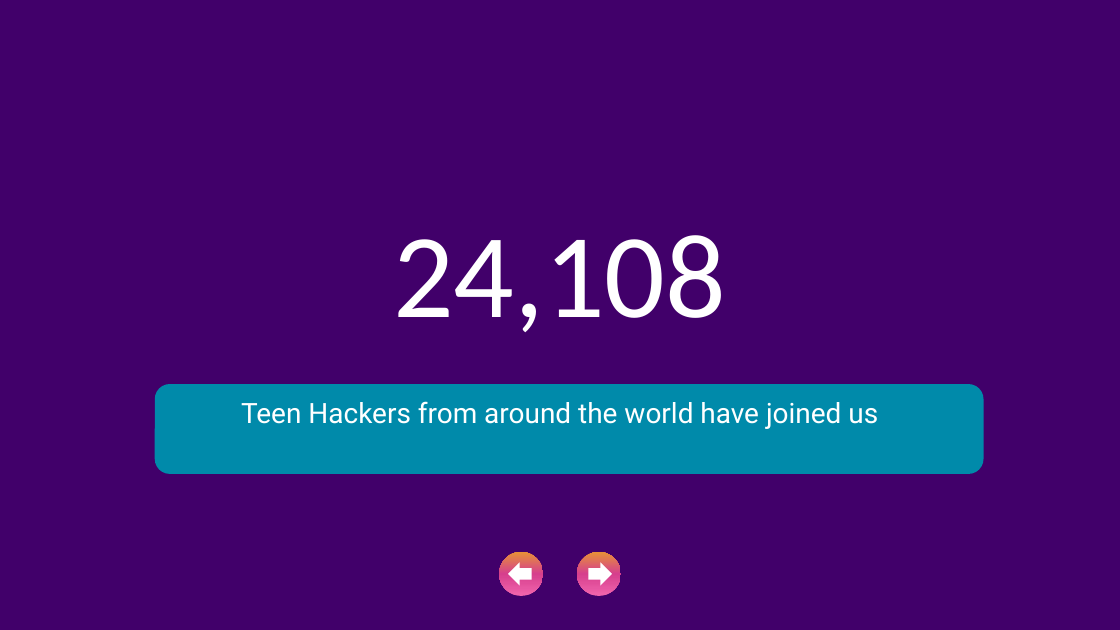
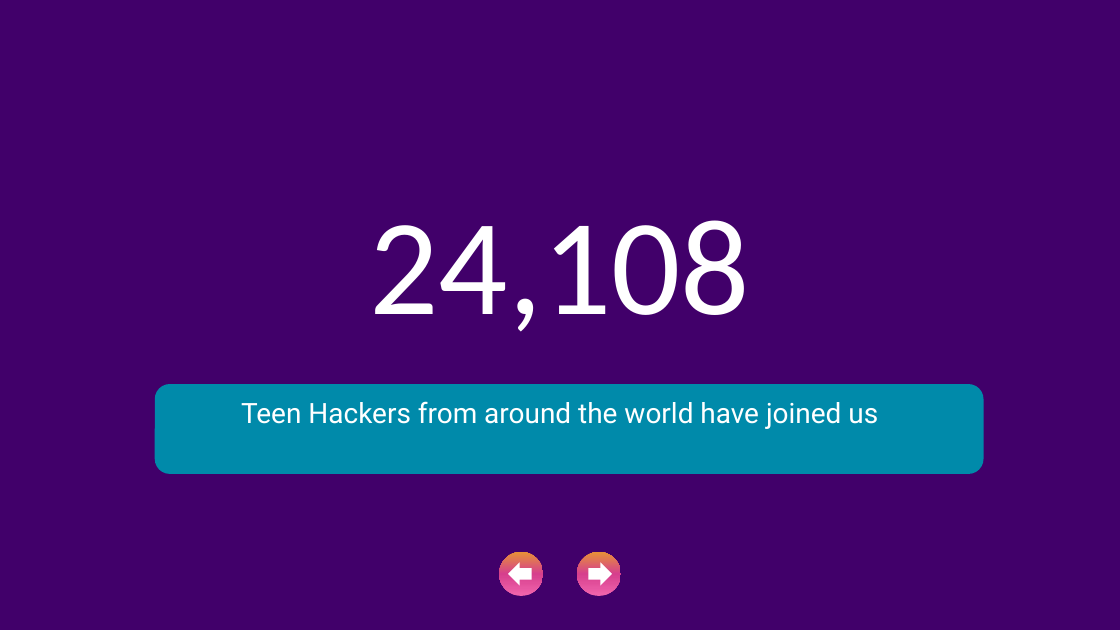
Before and after one commit to Hrushal-Nikhare/Hack-Club-Proposal, a slide deck: slide 3 of HackClub Final.pptx. Drawn at 1120x630 pixels with LibreOffice and Linux fonts; fonts in the diff are those of the drawing; background and template pictures are left out. Boxes give left, top, right and bottom in pixels: in the first picture for what was removed or moved away, otherwise in the second. Text is boxed around its words. In the diff, an @@ line names an element or a change of style, - is before the commit and + after.

```diff
--- a/HackClub Final.pptx
+++ b/HackClub Final.pptx
@@ title "24,108" at (370,220,750,332): size 77 to 88 pt @@
```
Also in this commit, not shown: 6 other slides changed.
